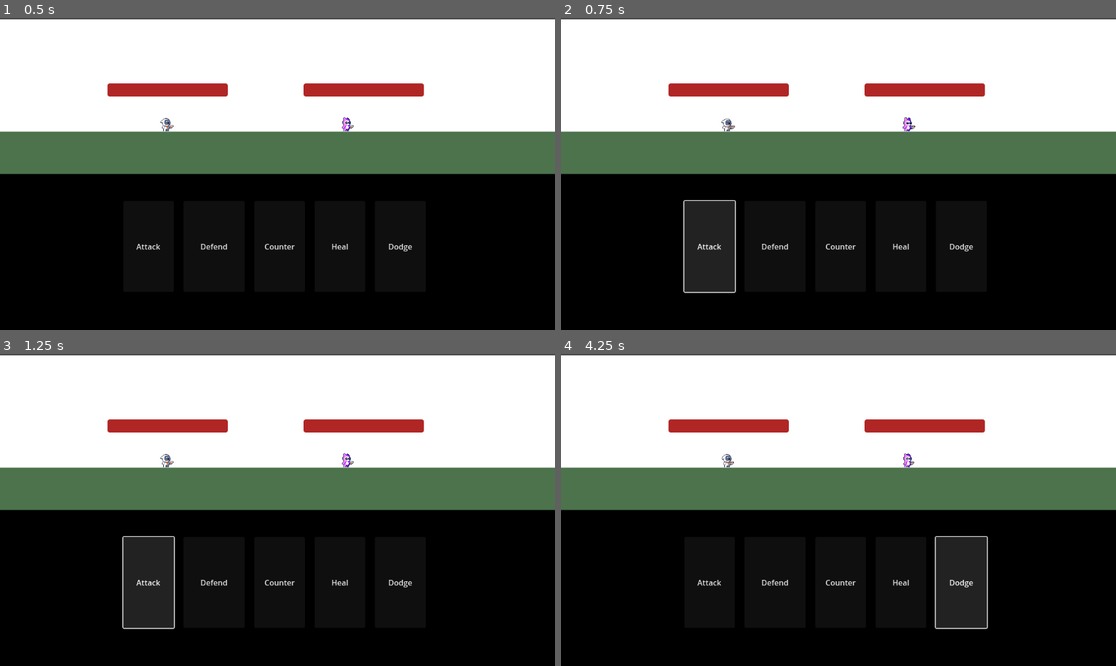
Above: before the commit, frames 1-4 (two rows, left to right).
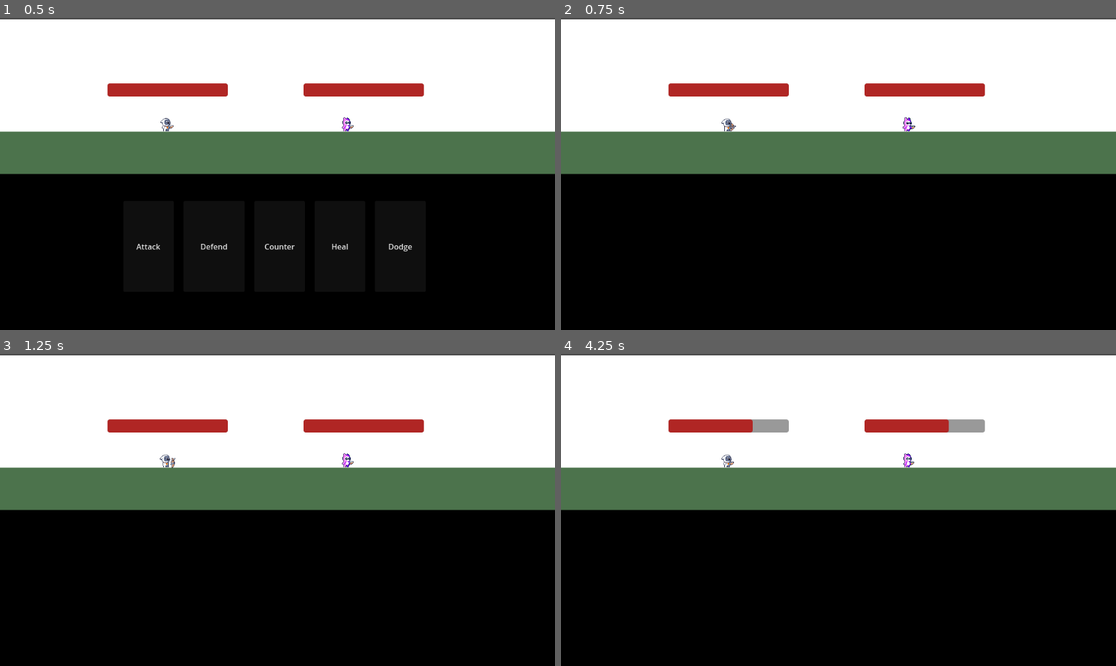
Above: after the commit, the same moments.

Repository: KylerGreen/TheAdventurersInn
Game: Godot game, scene res://Combat/combat_screen.tscn
Same seed, same stepped clock (60 frames per second), same inputs: the game is played once before the commit and once after it. This scene is started directly instead of the project's main scene.
Inputs (mouse positions are in pixels of both pictures, inside the frame that each line leads up to):
- Up to frame 1 (0.5 s): no input
- Up to frame 2 (0.75 s): click "Attack" at 0.5 s
- Up to frame 3 (1.25 s): no input
- Up to frame 4 (4.25 s): click (777, 581) at 1.25 s, where only the run before the commit has a clickable "Defend"; click "Counter" at 2 s; click (899, 581) at 2.75 s, where only the run before the commit has a clickable "Heal"; click "Dodge" at 3.5 s

Frame 1 is identical in both runs. In frame 2, 3.1% of the frame differs, in the area x 22-75%, y 32-89%; in frame 3, 3.1%; in frame 4, 3.7%, in the area x 24-77%, y 20-89%.

Commit message:
Full Player-side Basic Combat

Diff:
--- a/Combat/CurrentHand.tscn
+++ b/Combat/CurrentHand.tscn
@@ -1,4 +1,6 @@
-[gd_scene format=3 uid="uid://dqkhcwr2tr01r"]
+[gd_scene load_steps=2 format=3 uid="uid://dqkhcwr2tr01r"]
+
+[ext_resource type="Script" path="res://Combat/current_hand.gd" id="1_aeg3t"]
 
 [node name="Control" type="Control"]
 layout_mode = 3
@@ -10,6 +12,7 @@
 offset_top = -227.784
 offset_right = 508.472
 offset_bottom = -27.784
+script = ExtResource("1_aeg3t")
 
 [node name="HBoxContainer" type="HBoxContainer" parent="."]
 custom_minimum_size = Vector2(20, 20)
@@ -53,3 +56,9 @@
 layout_mode = 2
 size_flags_horizontal = 3
 text = "Dodge"
+
+[connection signal="pressed" from="HBoxContainer/Attack" to="." method="_on_attack_pressed"]
+[connection signal="pressed" from="HBoxContainer/Defend" to="." method="_on_defend_pressed"]
+[connection signal="pressed" from="HBoxContainer/Counter" to="." method="_on_counter_pressed"]
+[connection signal="pressed" from="HBoxContainer/Heal" to="." method="_on_heal_pressed"]
+[connection signal="pressed" from="HBoxContainer/Dodge" to="." method="_on_dodge_pressed"]
--- a/Combat/Enemy/enemy_1.gd
+++ b/Combat/Enemy/enemy_1.gd
@@ -1,6 +1,6 @@
 extends CharacterBody2D
 
-var health = 10
+var health = 100
 
 func _ready():
 	%Enemy1_Animation.play("Idle")
@@ -10,13 +10,14 @@
 	%Enemy_Attack.start()
 
 func _on_timer_timeout():
-	health -= 2
 	%EnemyHealth.value = health
-	if health <= 0:
-		queue_free()
-	Enemy_turn()
-
 
 func _on_enemy_attack_timeout():
 	%Enemy_Attack.stop()
-	%Player.is_defending = false
+
+
+func _on_player_attack():
+		health -= 15
+		#%EnemyHealth.value = health
+		if health <= 0:
+			queue_free()
--- a/Combat/Player/player.gd
+++ b/Combat/Player/player.gd
@@ -1,25 +1,23 @@
 extends CharacterBody2D
 
-var health = 10
-var is_defending = false
+signal attack
+
+var health = 100
+var IsDefending = false
+var IsCountering = false
+var IsDodging = false
+
 
 func _ready():
 	%Player_Animation.play("Idle")
 	%PlayerHealth.value = health
 
-func _on_button_pressed():
+func AttackAnimation():
 	%Arm_Animation.visible = true
 	%Player_Animation.play("Attack")
 	%Arm_Animation.play("Attack")
 	%Player_Attack.start()
-	%Attack.visible = false
-	%Defend.visible = false
 
-func _on_defend_pressed():
-	is_defending = true
-	%Attack.visible = false
-	%Defend.visible = false
-	%Enemy1.Enemy_turn()
 
 func _on_timer_timeout():
 	%Player_Attack.stop()
@@ -28,14 +26,51 @@
 	%Arm_Animation.visible = false
 	%Player_Animation.play("Idle")
 
-
 func _on_enemy_attack_timeout():
-	if is_defending == true:
-		health -= 1
+	if IsCountering == true:
+		AttackAnimation()
+		attack.emit()
+		health -= 10
+		IsCountering = false
+	elif IsDefending == true:
+		health -= 5
+		IsDefending = false
+	elif IsDodging == true:
+		health -= 0
+		IsDodging = false
 	else:
-		health -= 2
+		health -= 20
 	%PlayerHealth.value = health
 	if %PlayerHealth.value <= 0:
 		queue_free()
-	%Attack.visible = true
-	%Defend.visible = true
+	%PlayerHand.visible = true
+
+
+func _on_player_hand_defend():
+	IsDefending = true
+	%PlayerHand.visible = false
+	%Enemy1.Enemy_turn()
+
+func _on_player_hand_attack():
+	AttackAnimation()
+	attack.emit()
+	%PlayerHand.visible = false
+	%Enemy1.Enemy_turn()
+
+func _on_player_hand_heal():
+	health += 25
+	if health >= 100:
+		health = 100
+	%PlayerHealth.value = health
+	%PlayerHand.visible = false
+	%Enemy1.Enemy_turn()
+
+func _on_player_hand_counter():
+	IsCountering = true
+	%PlayerHand.visible = false
+	%Enemy1.Enemy_turn()
+
+func _on_player_hand_dodge():
+	IsDodging = true
+	%PlayerHand.visible = false
+	%Enemy1.Enemy_turn()
--- a/Combat/combat_screen.tscn
+++ b/Combat/combat_screen.tscn
@@ -42,7 +42,8 @@
 offset_right = 1154.0
 color = Color(0.297242, 0.449507, 0.299722, 1)
 
-[node name="Control" parent="ColorRect/ColorRect2/ColorRect3" instance=ExtResource("2_s8k0x")]
+[node name="PlayerHand" parent="ColorRect/ColorRect2/ColorRect3" instance=ExtResource("2_s8k0x")]
+unique_name_in_owner = true
 z_index = 2
 anchors_preset = 0
 anchor_left = 0.0
@@ -68,52 +69,7 @@
 offset_bottom = -51.0
 theme_override_styles/background = SubResource("StyleBoxFlat_tdtl3")
 theme_override_styles/fill = SubResource("StyleBoxFlat_hbimm")
-max_value = 10.0
 show_percentage = false
-
-[node name="Defend" type="Button" parent="Player"]
-unique_name_in_owner = true
-offset_left = -820.0
-offset_top = 15.0
-offset_right = -672.0
-offset_bottom = 210.0
-theme_override_colors/font_disabled_color = Color(1, 1, 1, 1)
-theme_override_colors/font_hover_pressed_color = Color(1, 1, 1, 1)
-theme_override_colors/font_hover_color = Color(1, 1, 1, 1)
-theme_override_colors/font_pressed_color = Color(1, 1, 1, 1)
-theme_override_colors/font_focus_color = Color(1, 1, 1, 1)
-theme_override_colors/font_color = Color(1, 1, 1, 1)
-theme_override_colors/font_outline_color = Color(1, 1, 1, 1)
-theme_override_colors/icon_normal_color = Color(1, 1, 1, 1)
-theme_override_colors/icon_focus_color = Color(1, 1, 1, 1)
-theme_override_colors/icon_pressed_color = Color(1, 1, 1, 1)
-theme_override_colors/icon_hover_color = Color(1, 1, 1, 1)
-theme_override_colors/icon_hover_pressed_color = Color(1, 1, 1, 1)
-theme_override_colors/icon_disabled_color = Color(1, 1, 1, 1)
-theme_override_font_sizes/font_size = 40
-text = "Defend"
-
-[node name="Attack" type="Button" parent="Player"]
-unique_name_in_owner = true
-offset_left = -1038.0
-offset_top = 24.0
-offset_right = -901.0
-offset_bottom = 219.0
-theme_override_colors/font_disabled_color = Color(1, 1, 1, 1)
-theme_override_colors/font_hover_pressed_color = Color(1, 1, 1, 1)
-theme_override_colors/font_hover_color = Color(1, 1, 1, 1)
-theme_override_colors/font_pressed_color = Color(1, 1, 1, 1)
-theme_override_colors/font_focus_color = Color(1, 1, 1, 1)
-theme_override_colors/font_color = Color(1, 1, 1, 1)
-theme_override_colors/font_outline_color = Color(1, 1, 1, 1)
-theme_override_colors/icon_normal_color = Color(1, 1, 1, 1)
-theme_override_colors/icon_focus_color = Color(1, 1, 1, 1)
-theme_override_colors/icon_pressed_color = Color(1, 1, 1, 1)
-theme_override_colors/icon_hover_color = Color(1, 1, 1, 1)
-theme_override_colors/icon_hover_pressed_color = Color(1, 1, 1, 1)
-theme_override_colors/icon_disabled_color = Color(1, 1, 1, 1)
-theme_override_font_sizes/font_size = 40
-text = "Attack"
 
 [node name="Player_Attack" type="Timer" parent="Player"]
 unique_name_in_owner = true
@@ -130,15 +86,17 @@
 offset_bottom = -51.0
 theme_override_styles/background = SubResource("StyleBoxFlat_tdtl3")
 theme_override_styles/fill = SubResource("StyleBoxFlat_hbimm")
-max_value = 10.0
 show_percentage = false
 
 [node name="Enemy_Attack" type="Timer" parent="Enemy1"]
 unique_name_in_owner = true
 
-[connection signal="pressed" from="Player/Defend" to="Player" method="_on_defend_pressed"]
-[connection signal="pressed" from="Player/Attack" to="Player" method="_on_button_pressed"]
-[connection signal="pressed" from="Player/Attack" to="Enemy1" method="_on_button_pressed"]
+[connection signal="attack" from="ColorRect/ColorRect2/ColorRect3/PlayerHand" to="Player" method="_on_player_hand_attack"]
+[connection signal="counter" from="ColorRect/ColorRect2/ColorRect3/PlayerHand" to="Player" method="_on_player_hand_counter"]
+[connection signal="defend" from="ColorRect/ColorRect2/ColorRect3/PlayerHand" to="Player" method="_on_player_hand_defend"]
+[connection signal="dodge" from="ColorRect/ColorRect2/ColorRect3/PlayerHand" to="Player" method="_on_player_hand_dodge"]
+[connection signal="heal" from="ColorRect/ColorRect2/ColorRect3/PlayerHand" to="Player" method="_on_player_hand_heal"]
+[connection signal="attack" from="Player" to="Enemy1" method="_on_player_attack"]
 [connection signal="timeout" from="Player/Player_Attack" to="Player" method="_on_timer_timeout"]
 [connection signal="timeout" from="Player/Player_Attack" to="Enemy1" method="_on_timer_timeout"]
 [connection signal="timeout" from="Enemy1/Enemy_Attack" to="Player" method="_on_enemy_attack_timeout"]
--- /dev/null
+++ b/Combat/current_hand.gd
@@ -0,0 +1,28 @@
+extends Control
+
+signal attack
+signal defend
+signal heal
+signal counter
+signal dodge
+
+
+
+func _on_attack_pressed():
+	attack.emit()
+
+
+func _on_defend_pressed():
+	defend.emit()
+
+
+func _on_counter_pressed():
+	counter.emit()
+
+
+func _on_heal_pressed():
+	heal.emit()
+
+
+func _on_dodge_pressed():
+	dodge.emit()
